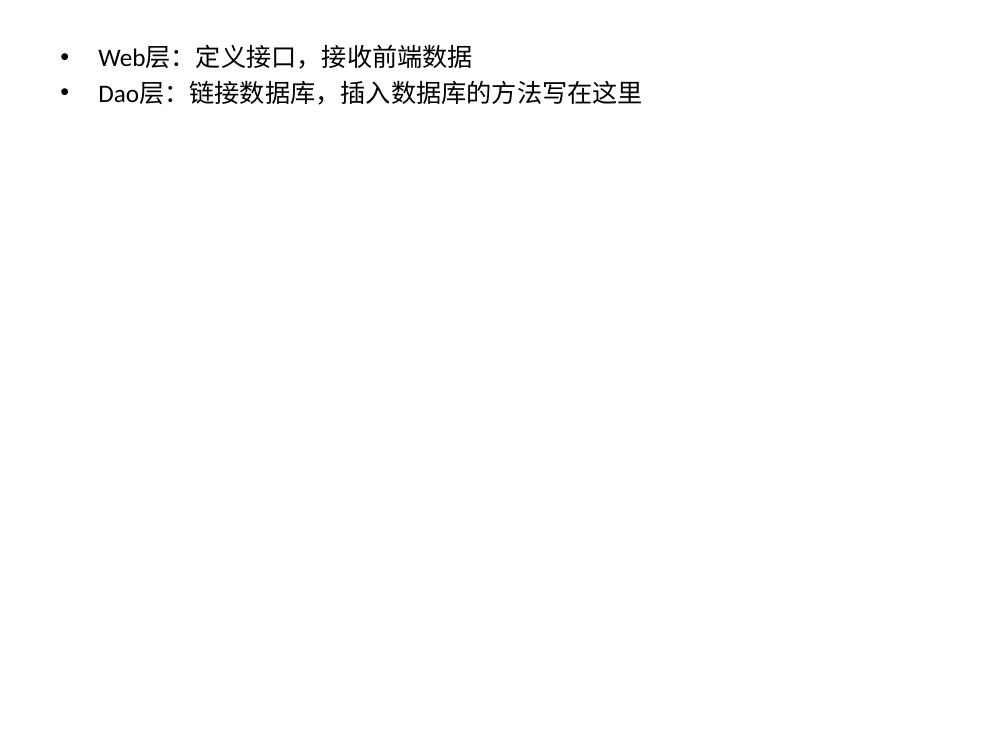
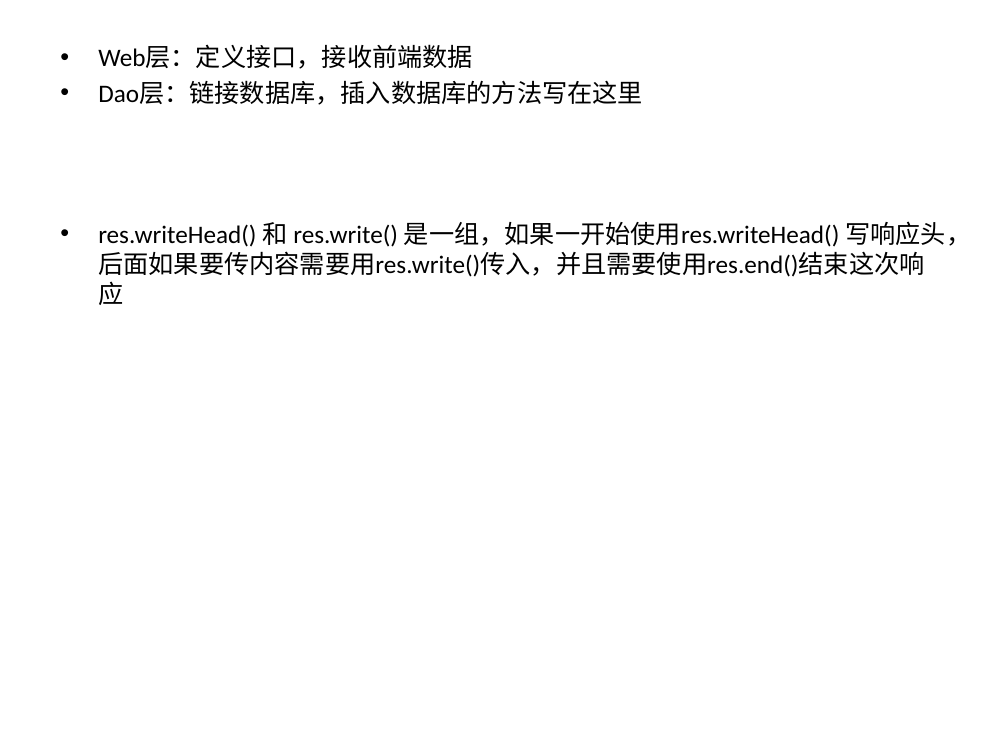
Before and after one commit to DeltaNing/deltaning.com-server, a slide deck: slide 3 of 1_project_resources/个人博客全栈架构.pptx (slide 2 before the commit). Drawn at 1008x756 pixels with LibreOffice and Linux fonts; fonts in the diff are those of the drawing. Boxes give left, top, right and bottom in pixels: in the first picture for what was removed or moved away, otherwise in the second. Text is boxed around its words. In the diff, an @@ line names an element or a change of style, - is before the commit and + after.

```diff
--- a/1_project_resources/个人博客全栈架构.pptx
+++ b/1_project_resources/个人博客全栈架构.pptx
@@ text at [98, 221, 971, 305]: paragraph added @@
+• res.writeHead() 和 res.write() 是一组，如果一开始使用res.writeHead() 写响应头，后面如果要传内容需要用res.write()传入，并且需要使用res.end()结束这次响应
```
Also in this commit, not shown: 3 slides added, 12 other files.
